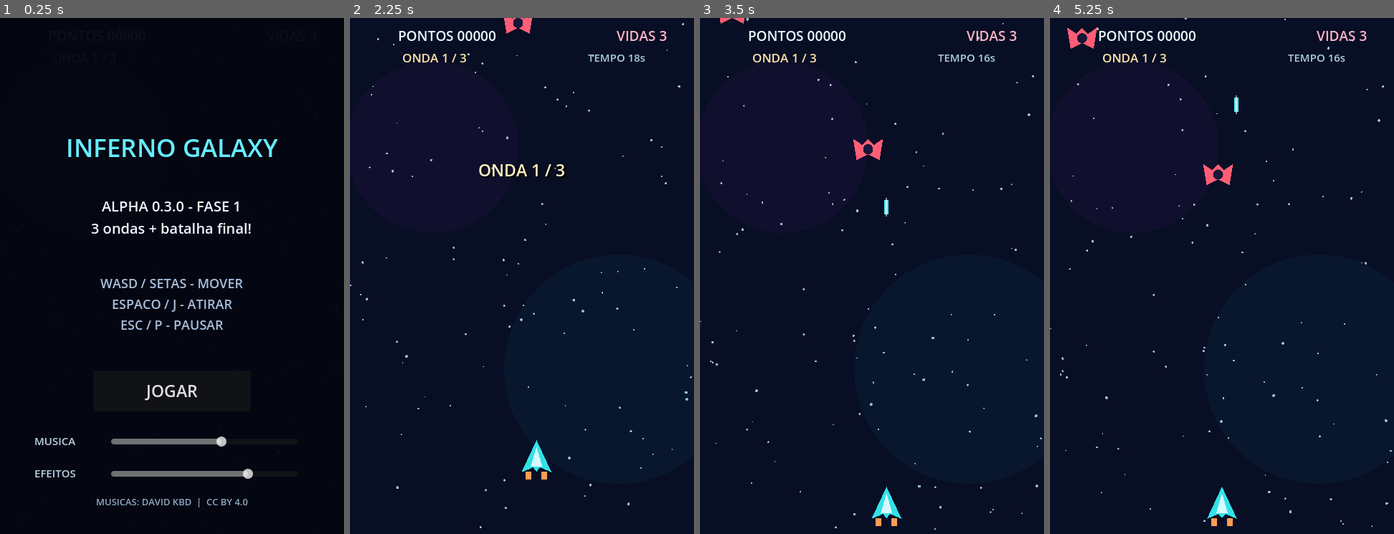
Above: before the commit, frames 1-4 (left to right).
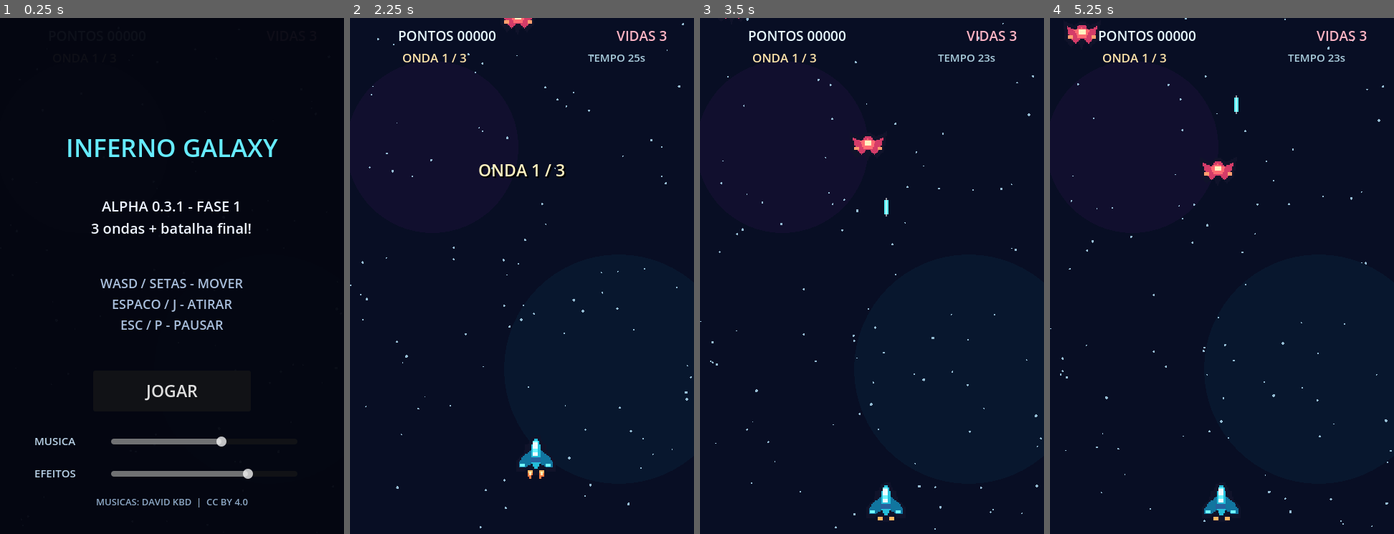
Above: after the commit, the same moments.

Repository: igorgp06/Inferno-Galaxy
Game: Godot game, scene res://scenes/main.tscn
Two runs of this game, one before a commit and one after it. Both use one fixed random seed, a clock stepped at 60 frames per second and the inputs below. Sound files missing from this copy of the repository are replaced by a short silence.
Inputs:
- Up to frame 1 (0.25 s): no input
- Up to frame 2 (2.25 s): click "JOGAR" at 0.5 s; tap Enter at 1.25 s; hold Right (ui_right) 1.28-2 s; tap P at 1.35 s; tap Space at 1.52 s; click "CONTINUAR" at 2 s
- Up to frame 3 (3.5 s): hold Down (ui_down) from 2.78 s (still down); tap J at 2.85 s; tap Space at 3.02 s
- Up to frame 4 (5.25 s): release Down (ui_down) at 3.53 s; hold Right (ui_right) 3.53-4.28 s; tap P at 3.6, 5.1 s; tap Space at 4.25, 4.52 s; hold Up (ui_up) 4.28-5.03 s; tap J at 4.35 s; tap Enter at 5 s; hold Left (ui_left) from 5.03 s (still down)

The runs differ from the first frame. In frame 1, less than 0.1% of the frame differs, in the area x 51-54%, y 35-38%; in frame 2, 0.6%; in frame 3, 0.7%; in frame 4, 1.0%, in the area x 5-85%, y 1-99%.

Commit message:
Alpha 0.2.6 Melhorias no sistema de música e novas artes para os inimigos e o jogador.

Diff:
--- a/project.godot
+++ b/project.godot
@@ -9,7 +9,7 @@
 config_version=5
 
 [application]
-config/name="Inferno Galaxy - Alpha 0.3.0"
+config/name="Inferno Galaxy - Alpha 0.2.5"
 run/main_scene="res://scenes/main.tscn"
 
 [display]
--- a/scripts/audio_manager.gd
+++ b/scripts/audio_manager.gd
@@ -9,11 +9,9 @@
 	"hit_enemy": preload("res://assets/audio/hit_enemy.wav")
 }
 
-# Playlist: todas as 9 faixas do pacote CC BY 4.0 de David KBD.
 const MUSIC_TRACKS := [
 	preload("res://assets/audio/interstellar_pack/DavidKBD - InterstellarPack - 01 - Interstellar.ogg"),
 	preload("res://assets/audio/interstellar_pack/DavidKBD - InterstellarPack - 02 - Plasma Storm.ogg"),
-	preload("res://assets/audio/interstellar_pack/DavidKBD - InterstellarPack - 03 - Temple of Madness.ogg"),
 	preload("res://assets/audio/interstellar_pack/DavidKBD - InterstellarPack - 04 - Horsehead Nebula.ogg"),
 	preload("res://assets/audio/interstellar_pack/DavidKBD - InterstellarPack - 05 - Forgotten Station.ogg"),
 	preload("res://assets/audio/interstellar_pack/DavidKBD - InterstellarPack - 06 - Hope on the Horizon.ogg"),
@@ -23,16 +21,15 @@
 ]
 
 const MUSIC_TITLES := [
-	"Interstellar",
-	"Plasma Storm",
-	"Temple of Madness",
-	"Horsehead Nebula",
-	"Forgotten Station",
-	"Hope on the Horizon",
-	"Electric Firework",
-	"Synth Kobra",
-	"Spiral of Plasma",
+	"Interstellar", "Plasma Storm", "Horsehead Nebula", "Forgotten Station",
+	"Hope on the Horizon", "Electric Firework", "Synth Kobra", "Spiral of Plasma"
 ]
+
+const BOSS_THEMES := {
+	"sector_guardian": preload("res://assets/audio/interstellar_pack/DavidKBD - InterstellarPack - 03 - Temple of Madness.ogg")
+}
+const BOSS_TITLES := {"sector_guardian": "Temple of Madness"}
+const CROSSFADE_SECONDS := 1.8
 
 const SOUND_LEVELS := {
 	"laser": -8.0,
@@ -46,22 +43,32 @@
 var players: Dictionary = {}
 var next_player: Dictionary = {}
 var music_player: AudioStreamPlayer
+var boss_player: AudioStreamPlayer
 var shuffled_track_indices: Array[int] = []
 var previous_track_index := -1
 var music_enabled := false
+var music_mode := "normal"
 var music_volume := 0.4
 var effects_volume := 0.75
+var normal_gain := 1.0
+var boss_gain := 0.0
+var crossfade_elapsed := 0.0
+var crossfade_running := false
 
 func _ready() -> void:
-	# Diferente do Menu, este gerenciador DEVE parar enquanto o jogo pausa.
 	process_mode = Node.PROCESS_MODE_PAUSABLE
 	music_player = AudioStreamPlayer.new()
-	music_player.name = "MusicPlayer"
+	music_player.name = "NormalMusic"
 	for track in MUSIC_TRACKS:
 		if track is AudioStreamOggVorbis:
 			track.loop = false
-	music_player.finished.connect(_on_music_finished)
+	music_player.finished.connect(_on_normal_track_finished)
 	add_child(music_player)
+
+	boss_player = AudioStreamPlayer.new()
+	boss_player.name = "BossMusic"
+	add_child(boss_player)
+
 	for sound_name in SOUND_FILES:
 		var voices: Array[AudioStreamPlayer] = []
 		var voice_count := 4 if sound_name == "laser" else 2
@@ -75,13 +82,38 @@
 		next_player[sound_name] = 0
 	apply_volumes(music_volume, effects_volume)
 
+func _process(delta: float) -> void:
+	if not crossfade_running:
+		return
+	crossfade_elapsed += delta
+	var t := clampf(crossfade_elapsed / CROSSFADE_SECONDS, 0.0, 1.0)
+	if music_mode == "boss":
+		normal_gain = cos(t * PI * 0.5)
+		boss_gain = sin(t * PI * 0.5)
+	else:
+		normal_gain = sin(t * PI * 0.5)
+		boss_gain = cos(t * PI * 0.5)
+	_apply_music_volumes()
+	if t >= 1.0:
+		crossfade_running = false
+		if music_mode == "boss":
+			music_player.stop()
+		else:
+			boss_player.stop()
+
 func apply_volumes(music_value: float, effects_value: float) -> void:
 	music_volume = clampf(music_value, 0.0, 1.0)
 	effects_volume = clampf(effects_value, 0.0, 1.0)
-	music_player.volume_db = _volume_db(music_volume, -12.0)
+	_apply_music_volumes()
 	for sound_name in players:
 		for voice in players[sound_name]:
 			voice.volume_db = _volume_db(effects_volume, float(SOUND_LEVELS[sound_name]))
+
+func _apply_music_volumes() -> void:
+	if is_instance_valid(music_player):
+		music_player.volume_db = _volume_db(music_volume * normal_gain, -12.0)
+	if is_instance_valid(boss_player):
+		boss_player.volume_db = _volume_db(music_volume * boss_gain, -12.0)
 
 func _volume_db(value: float, offset: float) -> float:
 	if value <= 0.001:
@@ -103,18 +135,56 @@
 	next_player[sound_name] = (index + 1) % voices.size()
 
 func start_music() -> void:
+	music_player.stop()
+	boss_player.stop()
 	music_enabled = true
-	music_player.stop()
+	music_mode = "normal"
+	crossfade_running = false
+	crossfade_elapsed = 0.0
+	normal_gain = 1.0
+	boss_gain = 0.0
 	shuffled_track_indices.clear()
 	previous_track_index = -1
+	_apply_music_volumes()
 	_play_next_track()
+
+func play_boss_music(boss_id: String = "sector_guardian") -> void:
+	if not music_enabled or not BOSS_THEMES.has(boss_id) or music_mode == "boss":
+		return
+	var theme: AudioStream = BOSS_THEMES[boss_id]
+	if theme is AudioStreamOggVorbis:
+		theme.loop = true
+	boss_player.stop()
+	boss_player.stream = theme
+	boss_player.volume_db = -80.0
+	boss_player.play()
+	music_mode = "boss"
+	crossfade_elapsed = 0.0
+	crossfade_running = true
+	normal_gain = 1.0
+	boss_gain = 0.0
+	_apply_music_volumes()
+	print("[Inferno Galaxy] Tema do chefe: ", BOSS_TITLES[boss_id])
+
+func return_to_normal_music() -> void:
+	if not music_enabled or music_mode != "boss":
+		return
+	music_mode = "normal"
+	crossfade_elapsed = 0.0
+	crossfade_running = true
+	normal_gain = 0.0
+	boss_gain = 1.0
+	_play_next_track()
+	_apply_music_volumes()
 
 func stop_music() -> void:
 	music_enabled = false
+	crossfade_running = false
 	music_player.stop()
-
-func _on_music_finished() -> void:
-	if music_enabled:
+	boss_player.stop()
+
+func _on_normal_track_finished() -> void:
+	if music_enabled and music_mode == "normal":
 		_play_next_track()
 
 func _play_next_track() -> void:
--- a/scripts/boss.gd
+++ b/scripts/boss.gd
@@ -1,4 +1,6 @@
 extends Area2D
+
+const BOSS_TEXTURE = preload("res://assets/sprites/boss_guardian.png")
 
 signal destroyed(points: int, place: Vector2)
 signal hit(place: Vector2)
@@ -14,6 +16,7 @@
 var volley_count := 0
 
 func _ready() -> void:
+	texture_filter = CanvasItem.TEXTURE_FILTER_NEAREST
 	add_to_group("enemies")
 	add_to_group("bosses")
 	health_changed.emit(hp, MAX_HP)
@@ -27,7 +30,6 @@
 	shoot_timer -= delta
 	if shoot_timer <= 0.0:
 		volley_count += 1
-		# A cada terceira rajada dispara cinco projeteis.
 		barrage_requested.emit(global_position + Vector2(0.0, 34.0), volley_count % 3 == 0)
 		shoot_timer = 1.45
 
@@ -44,23 +46,4 @@
 		queue_redraw()
 
 func _draw() -> void:
-	var hull := Color("d852a2")
-	var wings := Color("6e5bdf")
-	var shine := Color("ffcadf")
-	# Desenho temporario: sera substituido por pixel art no polimento.
-	draw_colored_polygon(PackedVector2Array([
-		Vector2(0, -42), Vector2(25, -26), Vector2(46, -12),
-		Vector2(67, 11), Vector2(60, 36), Vector2(30, 27),
-		Vector2(0, 18), Vector2(-30, 27), Vector2(-60, 36),
-		Vector2(-67, 11), Vector2(-46, -12), Vector2(-25, -26)
-	]), hull)
-	draw_colored_polygon(PackedVector2Array([
-		Vector2(-66, 15), Vector2(-37, -3), Vector2(-25, 22), Vector2(-58, 32)
-	]), wings)
-	draw_colored_polygon(PackedVector2Array([
-		Vector2(66, 15), Vector2(37, -3), Vector2(25, 22), Vector2(58, 32)
-	]), wings)
-	draw_circle(Vector2(0, -6), 17.0, Color("251c4d"))
-	draw_circle(Vector2(0, -6), 9.0, shine)
-	draw_rect(Rect2(-27, 16, 14, 11), Color("ff845d"))
-	draw_rect(Rect2(13, 16, 14, 11), Color("ff845d"))
+	draw_texture_rect(BOSS_TEXTURE, Rect2(-76, -48, 152, 96), false)
--- a/scripts/enemy.gd
+++ b/scripts/enemy.gd
@@ -1,4 +1,10 @@
 extends Area2D
+
+const ENEMY_TEXTURES := [
+	preload("res://assets/sprites/enemy_0.png"),
+	preload("res://assets/sprites/enemy_1.png"),
+	preload("res://assets/sprites/enemy_2.png")
+]
 
 signal destroyed(points: int, place: Vector2)
 signal shoot_requested(origin: Vector2)
@@ -31,6 +37,7 @@
 			points = 300
 
 func _ready() -> void:
+	texture_filter = CanvasItem.TEXTURE_FILTER_NEAREST
 	add_to_group("enemies")
 	base_x = position.x
 	shoot_timer = randf_range(1.2, 2.7)
@@ -64,16 +71,4 @@
 		queue_redraw()
 
 func _draw() -> void:
-	var main_color := Color("ff5e76")
-	if enemy_kind == 1:
-		main_color = Color("ffba54")
-	elif enemy_kind == 2:
-		main_color = Color("b58cff")
-	draw_colored_polygon(PackedVector2Array([
-		Vector2(-21, -13), Vector2(-8, -4), Vector2(0, -12),
-		Vector2(8, -4), Vector2(21, -13), Vector2(16, 17),
-		Vector2(0, 9), Vector2(-16, 17)
-	]), main_color)
-	draw_circle(Vector2(0, 2), 7.0, Color("1a1638"))
-	if enemy_kind == 2:
-		draw_rect(Rect2(-14, -16, 28, 5), Color("ece0ff"))
+	draw_texture_rect(ENEMY_TEXTURES[enemy_kind], Rect2(-26, -26, 52, 52), false)
--- a/scripts/main.gd
+++ b/scripts/main.gd
@@ -7,7 +7,7 @@
 const PICKUP_SCENE = preload("res://scenes/pickup.tscn")
 const EFFECT_SCRIPT = preload("res://scripts/effect.gd")
 
-const WAVE_DURATIONS := [18.0, 22.0, 24.0]
+const WAVE_DURATIONS := [25.0, 30.0, 35.0]
 const WAVE_SPAWN_INTERVALS := [1.35, 1.10, 0.95]
 const TOTAL_WAVES := 3
 
@@ -32,7 +32,6 @@
 
 func _ready() -> void:
 	process_mode = Node.PROCESS_MODE_ALWAYS
-	# Apenas Main e UI continuam processando durante a pausa.
 	entities.process_mode = Node.PROCESS_MODE_PAUSABLE
 	starfield.process_mode = Node.PROCESS_MODE_PAUSABLE
 	get_tree().paused = false
@@ -65,6 +64,7 @@
 	player.boost_collected.connect(_on_boost_collected)
 	ui.hide_overlay()
 	ui.hide_boss_health()
+	ui.hide_boss_warning()
 	ui.update_boost(0.0, 0.0)
 	_begin_wave(1)
 	audio.start_music()
@@ -115,6 +115,8 @@
 	if wave < TOTAL_WAVES:
 		_show_announcement("ONDA %d CONCLUIDA" % wave, 2.2)
 	else:
+		ui.show_boss_warning()
+		audio.play_boss_music("sector_guardian")
 		_show_announcement("ALERTA: CHEFE A CAMINHO", 2.6)
 
 func _clear_hostiles() -> void:
@@ -141,6 +143,7 @@
 
 func _begin_boss_fight() -> void:
 	transition_remaining = -1.0
+	ui.hide_boss_warning()
 	_clear_hostiles()
 	boss_fight = true
 	boss = BOSS_SCENE.instantiate()
@@ -250,6 +253,7 @@
 	paused = false
 	audio.stop_music()
 	ui.hide_boss_health()
+	ui.hide_boss_warning()
 	ui.hide_announcement()
 	if victory:
 		ui.show_victory(score, lives)
--- a/scripts/pickup.gd
+++ b/scripts/pickup.gd
@@ -1,9 +1,13 @@
 extends Area2D
+
+const RAPID_TEXTURE = preload("res://assets/sprites/boost_rapid.png")
+const DOUBLE_TEXTURE = preload("res://assets/sprites/boost_double.png")
 
 var boost_kind := 0
 var elapsed := 0.0
 
 func _ready() -> void:
+	texture_filter = CanvasItem.TEXTURE_FILTER_NEAREST
 	add_to_group("pickups")
 
 func _physics_process(delta: float) -> void:
@@ -14,10 +18,7 @@
 	queue_redraw()
 
 func _draw() -> void:
-	var c := Color("6cfaed") if boost_kind == 0 else Color("ffdc71")
-	var size_offset := sin(elapsed * 5.0) * 1.5
-	draw_colored_polygon(PackedVector2Array([
-		Vector2(0, -15 - size_offset), Vector2(15 + size_offset, 0),
-		Vector2(0, 15 + size_offset), Vector2(-15 - size_offset, 0)
-	]), c)
-	draw_circle(Vector2.ZERO, 5.0, Color("16213d"))
+	var texture = RAPID_TEXTURE if boost_kind == 0 else DOUBLE_TEXTURE
+	var pulse := 1.0 + sin(elapsed * 5.0) * 0.07
+	var width := 42.0 * pulse
+	draw_texture_rect(texture, Rect2(-width * 0.5, -width * 0.5, width, width), false)
--- a/scripts/player.gd
+++ b/scripts/player.gd
@@ -1,4 +1,8 @@
 extends Area2D
+
+const SHIP_IDLE = preload("res://assets/sprites/player_idle.png")
+const SHIP_THRUST = preload("res://assets/sprites/player_thrust.png")
+var animation_elapsed := 0.0
 
 signal shoot_requested(origin: Vector2, double_shot: bool)
 signal damaged
@@ -11,10 +15,11 @@
 var shoot_timer := 0.0
 
 func _ready() -> void:
+	texture_filter = CanvasItem.TEXTURE_FILTER_NEAREST
 	area_entered.connect(_on_area_entered)
 
 func _physics_process(delta: float) -> void:
-	# Setas: acoes padrao da Godot. WASD: verificacao adicional.
+	animation_elapsed += delta
 	var direction := Input.get_vector("ui_left", "ui_right", "ui_up", "ui_down")
 	var wasd := Vector2(
 		float(int(Input.is_key_pressed(KEY_D)) - int(Input.is_key_pressed(KEY_A))),
@@ -61,15 +66,7 @@
 	damaged.emit()
 
 func _draw() -> void:
-	# Pisca brevemente quando perde uma vida.
 	if invincible_remaining > 0.0 and int(invincible_remaining * 12.0) % 2 == 0:
 		return
-	draw_colored_polygon(PackedVector2Array([
-		Vector2(0, -26), Vector2(21, 19), Vector2(5, 12),
-		Vector2(0, 18), Vector2(-5, 12), Vector2(-21, 19)
-	]), Color("32e1e8"))
-	draw_colored_polygon(PackedVector2Array([
-		Vector2(0, -17), Vector2(8, 11), Vector2(-8, 11)
-	]), Color("d7f9ff"))
-	draw_rect(Rect2(-15, 18, 8, 11), Color("ff9c54"))
-	draw_rect(Rect2(7, 18, 8, 11), Color("ff9c54"))
+	var texture = SHIP_THRUST if int(animation_elapsed * 7.0) % 2 == 0 else SHIP_IDLE
+	draw_texture_rect(texture, Rect2(-30, -32, 60, 64), false)
--- a/scripts/ui.gd
+++ b/scripts/ui.gd
@@ -22,6 +22,8 @@
 var announcement_label: Label
 var boss_label: Label
 var boss_bar: ProgressBar
+var boss_warning: ColorRect
+var boss_warning_elapsed := 0.0
 var click_player: AudioStreamPlayer
 var mode := "menu"
 
@@ -54,7 +56,7 @@
 	add_child(overlay)
 
 	title_label = _make_label("INFERNO GALAXY", 35, Color("66ecff"), Vector2(18, 153), Vector2(444, 56), overlay)
-	message_label = _make_label("ALPHA 0.3.0", 20, Color("eef4ff"), Vector2(30, 239), Vector2(420, 78), overlay)
+	message_label = _make_label("ALPHA 0.3.1", 20, Color("eef4ff"), Vector2(30, 239), Vector2(420, 78), overlay)
 	controls_label = _make_label("WASD / SETAS - MOVER\nESPACO / J - ATIRAR\nESC / P - PAUSAR", 18, Color("a9bfdc"), Vector2(35, 345), Vector2(410, 108), overlay)
 
 	main_button = Button.new()
@@ -74,10 +76,34 @@
 
 	credits_label = _make_label("MUSICAS: DAVID KBD  |  CC BY 4.0", 13, Color("8ea9c6"), Vector2(18, 660), Vector2(444, 30), overlay)
 
+	boss_warning = ColorRect.new()
+	boss_warning.position = Vector2(0, 274)
+	boss_warning.size = Vector2(480, 132)
+	boss_warning.color = Color("400919")
+	boss_warning.mouse_filter = Control.MOUSE_FILTER_IGNORE
+	boss_warning.z_index = -1 # fica atras do menu de pausa, quando aberto
+	add_child(boss_warning)
+	_make_label("ALERTA VERMELHO", 27, Color("ff7887"), Vector2(0, 12), Vector2(480, 48), boss_warning)
+	_make_label("UM GUARDIAO ESTA SE APROXIMANDO", 17, Color("ffe3ec"), Vector2(0, 67), Vector2(480, 40), boss_warning)
+	boss_warning.hide()
+
 	click_player = AudioStreamPlayer.new()
 	click_player.stream = preload("res://assets/audio/click.wav")
 	add_child(click_player)
 	show_menu()
+
+func _process(delta: float) -> void:
+	if boss_warning.visible and not get_tree().paused:
+		boss_warning_elapsed += delta
+		boss_warning.modulate.a = 0.74 + absf(sin(boss_warning_elapsed * 8.0)) * 0.26
+
+func show_boss_warning() -> void:
+	boss_warning_elapsed = 0.0
+	boss_warning.modulate.a = 1.0
+	boss_warning.show()
+
+func hide_boss_warning() -> void:
+	boss_warning.hide()
 
 func _make_slider(pos: Vector2, default_value: float) -> HSlider:
 	var slider := HSlider.new()
@@ -163,7 +189,7 @@
 	mode = "menu"
 	overlay.visible = true
 	title_label.text = "INFERNO GALAXY"
-	message_label.text = "ALPHA 0.3.0 - FASE 1\n3 ondas + batalha final!"
+	message_label.text = "ALPHA 0.3.1 - FASE 1\n3 ondas + batalha final!"
 	controls_label.visible = true
 	main_button.text = "JOGAR"
 	_show_volume_controls(true)
Binary file added: assets/sprites/boost_double.png
Not shown, added: assets/sprites/boost_double.png.import
Binary file added: assets/sprites/boost_rapid.png
Not shown, added: assets/sprites/boost_rapid.png.import
Binary file added: assets/sprites/boss_guardian.png
Not shown, added: assets/sprites/boss_guardian.png.import
Binary file added: assets/sprites/enemy_0.png
Not shown, added: assets/sprites/enemy_0.png.import
Binary file added: assets/sprites/enemy_1.png
Not shown, added: assets/sprites/enemy_1.png.import
Binary file added: assets/sprites/enemy_2.png
Not shown, added: assets/sprites/enemy_2.png.import
(and 5 more such lines)
